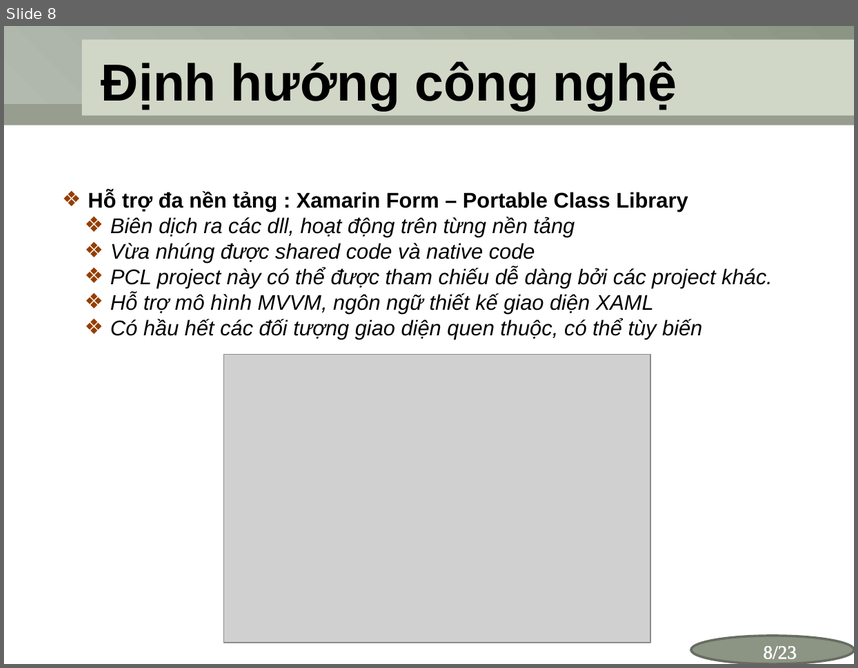
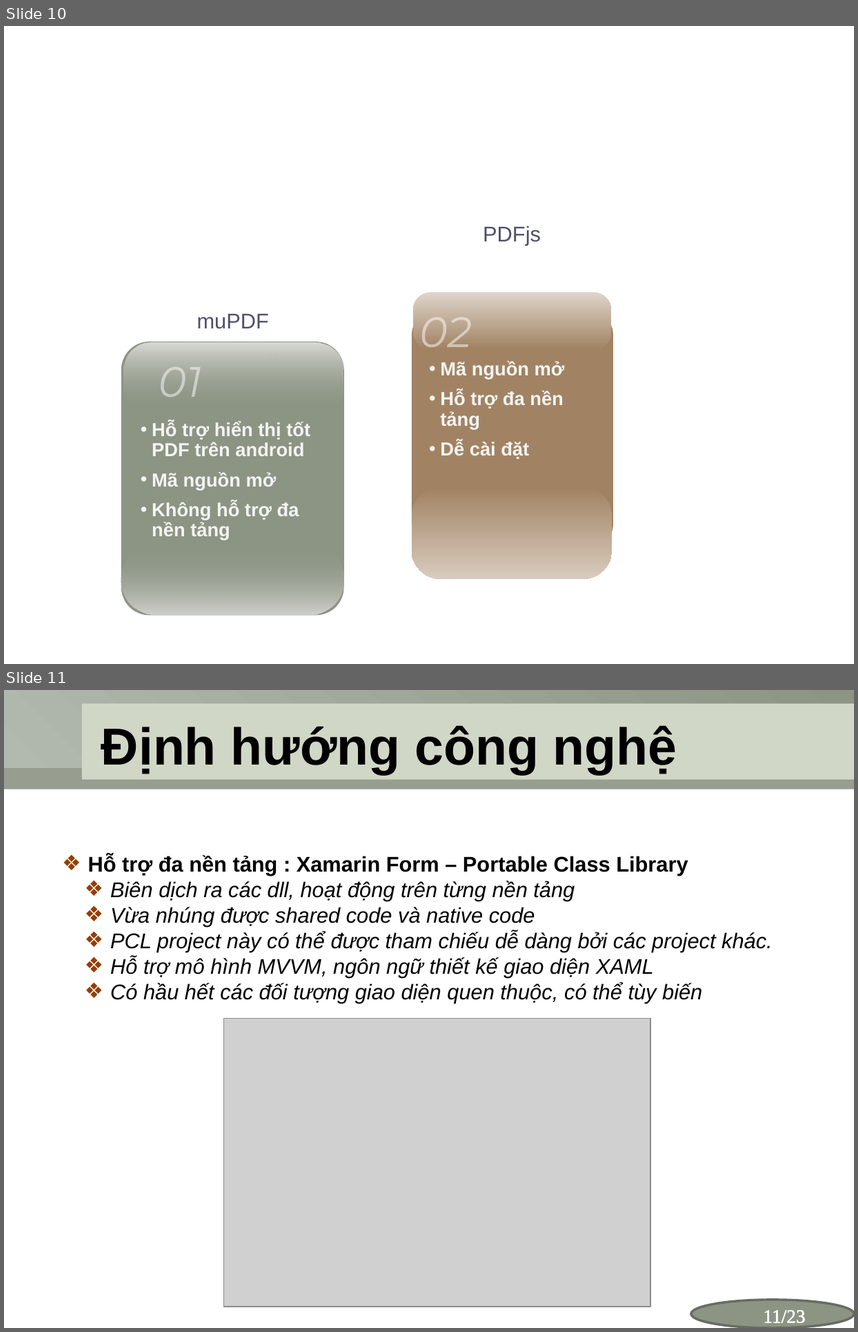
Before and after one commit to ngocvung90/ELearningThesis, a slide deck: Phung Ngoc Vung_ slide thesis.pptx. Shown one above the other, each under a label of ours: slide 8 before the commit, slides 10 and 11 after it. The pictures are 858x668 and 858x1332 pixels, drawn with LibreOffice and Linux fonts; fonts in the diff are those of the drawing; grey boxes stand for pictures; background and template pictures are left out. Boxes give left, top, right and bottom in pixels: in the first picture for what was removed or moved away, otherwise in the second. Text is boxed around its words. In the diff, an @@ line names an element or a change of style, - is before the commit and + after.

```diff
--- a/Phung Ngoc Vung_ slide thesis.pptx
+++ b/Phung Ngoc Vung_ slide thesis.pptx
@@ slide 10 added at (4,26,854,664), background #FFFFFF @@
@@ group added at (411,225,613,579): 3 rounded rectangles, 3 texts @@
+• Mã nguồn mở
+• Hỗ trợ đa nền tảng
+• Dễ cài đặt
+02
+PDFjs
@@ group added at (121,314,344,615): 3 rounded rectangles, 3 texts @@
+• Hỗ trợ hiển thị tốt PDF trên android
+• Mã nguồn mở
+• Không hỗ trợ đa nền tảng
+01
+muPDF
@@ what was slide 8 is now slide 11 @@
@@ page number at (763,1310,805,1323): text changed @@
-8/23
+11/23
```
Also in this commit, not shown: 2 other slides added, 4 other files.
